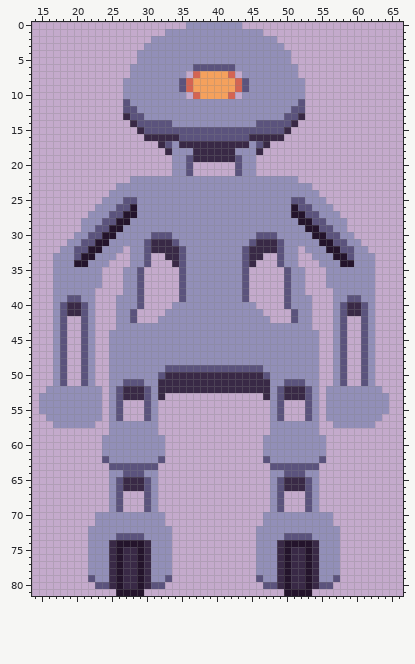
Edited in one commit: pixel-art file (docs/assets/robot.ase). The first picture shows the starting point.
80x82 pixels, 1 frame. Shown: x 14..66, y 0..81.
Once edited:
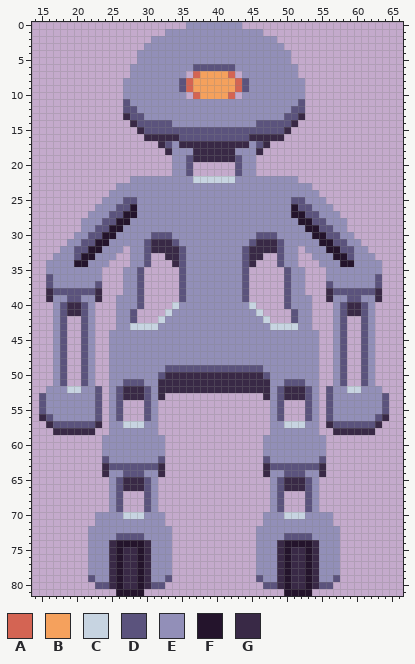
Palette (. is transparent): A #d46453  B #f5a15d  C #c7d4e1  D #5b537d  E #928fb8  F #24142c  G #392946
Difference:
Layer "Layer 3":
Colour E gives way to colour C in row 22 at x 37 to 42; in row 40 at x 34 and 45; in row 41 at x 33 and 46; in row 42 at x 32 and 47; in row 43 at x 28 to 31 and 48 to 51; in row 52 at x 19 to 20 and 59 to 60.
Colour E gives way to colour C in row 57 at x 27 to 29 and 50 to 52; in row 70 at x 27 to 29 and 50 to 52.
The edit adds colour D in rows 36 to 37 at x 16 and 63.
Colour E gives way to colour D in row 37 at x 23 and 56; in row 38 at x 17 to 22 and 57 to 62; in row 52 at x 23 and 56; in rows 53 to 55 at x 15, 23, 56 and 64; in row 56 at x 16, 23, 56 and 63; in row 57 at x 17 to 22 and 57 to 62.
The edit adds colour E in rows 34 to 35 at x 16 and 63.
The edit adds colour G in rows 38 to 39 at x 16, 23, 56 and 63; in row 56 at x 15 and 64; in row 57 at x 16, 23, 56 and 63; in row 58 at x 17 to 22 and 57 to 62; in rows 63 to 64 at x 24, 32, 47 and 55.
